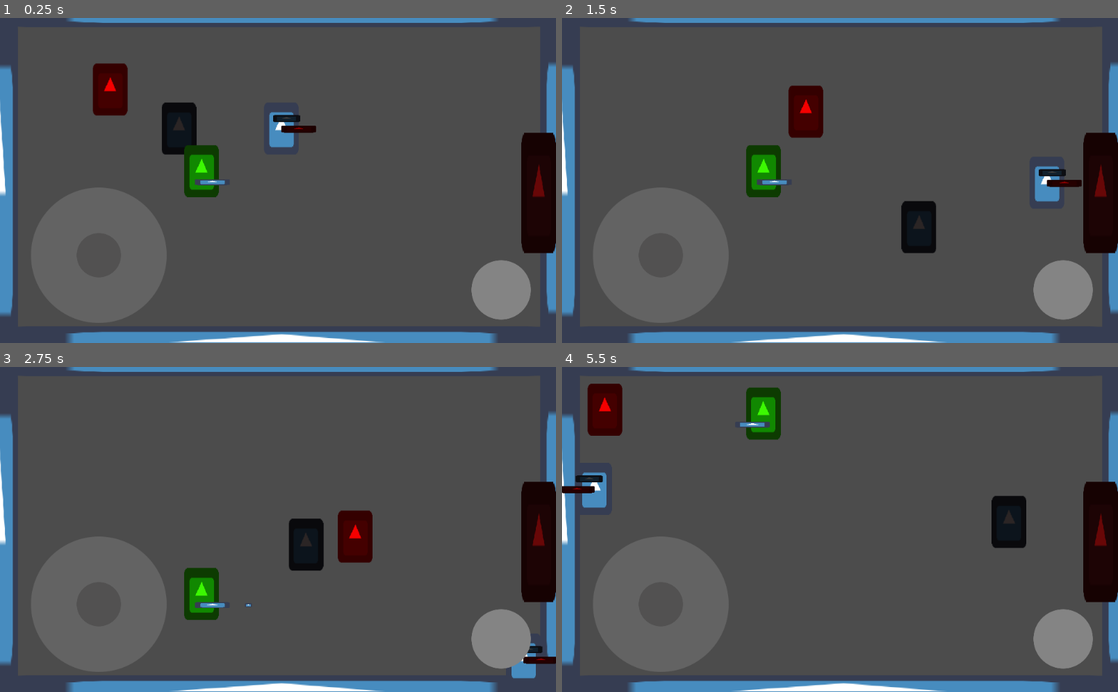
Above: before the commit, frames 1-4 (two rows, left to right).
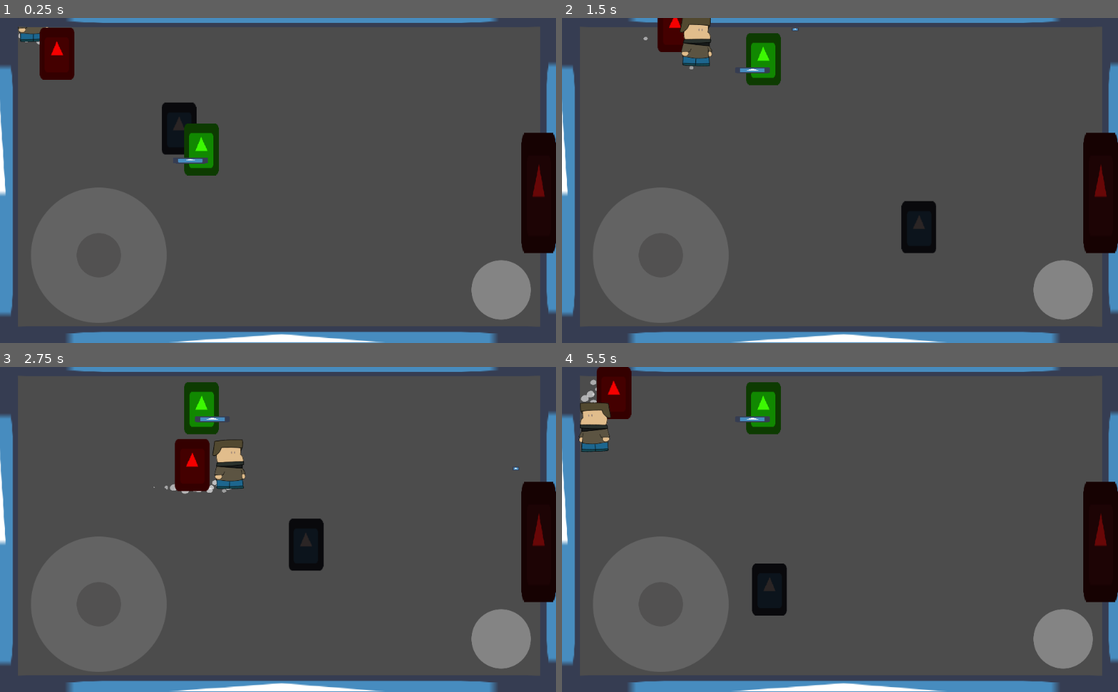
Above: after the commit, the same moments.

Repository: gath-thee-thaw/gohome-thegame
Game: Godot game, scene res://levels/level_1.tscn
Two runs of this game, one before a commit and one after it. Both use one fixed random seed, a clock stepped at 60 frames per second and the inputs below. The engine's default icon, where the game draws it, is replaced by a stand-in: a white triangle on a blue panel in a dark square.
Inputs (mouse positions are in pixels of both pictures, inside the frame that each line leads up to):
- Up to frame 1 (0.25 s): no input
- Up to frame 2 (1.5 s): move the mouse to (962, 164) at 0.52 s; hold D (right) 0.53-1.28 s; click (962, 164) at 0.6 s; move the mouse to (728, 196) at 1.27 s; hold S (down) from 1.28 s (still down); click (728, 196) at 1.35 s
- Up to frame 3 (2.75 s): move the mouse to (333, 458) at 2.02 s; release S (down) at 2.03 s; hold D (right) from 2.03 s (still down); click (333, 458) at 2.1 s
- Up to frame 4 (5.5 s): move the mouse to (812, 594) at 2.77 s; release D (right) at 2.78 s; hold W (up) 2.78-3.53 s; click (812, 594) at 2.85 s; move the mouse to (1006, 578) at 3.52 s; hold A (left) 3.53-5.03 s; click (1006, 578) at 3.6 s; move the mouse to (673, 480) at 4.27 s; click (673, 480) at 4.35 s; move the mouse to (867, 529) at 5.02 s; hold S (down) from 5.03 s (still down); click (867, 529) at 5.1 s

The runs differ from the first frame. In frame 1, 3.9% of the frame differs, in the area x 3-57%, y 2-56%; in frame 2, 4.6%; in frame 3, 5.1%, in the area x 27-100%, y 4-96%; in frame 4, 4.7%.

Commit message:
added player animations

Diff:
--- a/Scripts/Player.gd
+++ b/Scripts/Player.gd
@@ -36,14 +36,14 @@
 		if(!flip):
 			apply_scale(Vector2(-1,1))
 			flip = true
-
-
+	#Animation
+	if direction.length() != 0:
+		$AnimationPlayer.play("Run")
+	else:
+		$AnimationPlayer.play("RESET")
 	#move
 	if direction.length() > 1.0:
 		direction = direction.normalized()
 	position += direction * delta * speed
 	position.x = clamp(position.x, 60, screen_size.x-60)
 	position.y = clamp(position.y, 0, screen_size.y-60)
-
-
-#
--- a/levels/level_1.tscn
+++ b/levels/level_1.tscn
@@ -1,19 +1,14 @@
-[gd_scene load_steps=19 format=2]
+[gd_scene load_steps=16 format=2]
 
 [ext_resource path="res://global.gd" type="Script" id=1]
 [ext_resource path="res://scenes/bulletEnenmy.tscn" type="PackedScene" id=2]
 [ext_resource path="res://mobileControlls.tscn" type="PackedScene" id=3]
-[ext_resource path="res://scenes/joystick.tscn" type="PackedScene" id=4]
+[ext_resource path="res://scenes/Player.tscn" type="PackedScene" id=4]
 [ext_resource path="res://Scripts/enemy3.gd" type="Script" id=5]
 [ext_resource path="res://Scripts/enemy2.gd" type="Script" id=6]
 [ext_resource path="res://Scripts/enemy.gd" type="Script" id=7]
 [ext_resource path="res://icon.png" type="Texture" id=8]
-[ext_resource path="res://Scripts/rifle.gd" type="Script" id=9]
 [ext_resource path="res://Scripts/levelSelect.gd" type="Script" id=10]
-[ext_resource path="res://Scripts/Player.gd" type="Script" id=11]
-
-[sub_resource type="RectangleShape2D" id=1]
-extents = Vector2( 31, 47.5 )
 
 [sub_resource type="RectangleShape2D" id=2]
 extents = Vector2( 31.5, 48 )
@@ -40,41 +35,7 @@
 
 [node name="YSort" type="YSort" parent="."]
 
-[node name="Player" type="Area2D" parent="YSort" groups=["Player"]]
-position = Vector2( 518, 204 )
-script = ExtResource( 11 )
-
-[node name="Icon" type="Sprite" parent="YSort/Player"]
-scale = Vector2( 1, 1.5 )
-texture = ExtResource( 8 )
-
-[node name="polla" type="Sprite" parent="YSort/Player"]
-modulate = Color( 0.235294, 0.231373, 0.231373, 1 )
-position = Vector2( 9.80035, -18.3796 )
-rotation = 3.14159
-scale = Vector2( 0.777937, -0.200837 )
-texture = ExtResource( 8 )
-
-[node name="rifle" type="Node2D" parent="YSort/Player"]
-script = ExtResource( 9 )
-
-[node name="Icon" type="Sprite" parent="YSort/Player/rifle"]
-modulate = Color( 0.52549, 0, 0, 1 )
-position = Vector2( 32, 1 )
-scale = Vector2( 1, 0.203125 )
-texture = ExtResource( 8 )
-
-[node name="spawnPoint" type="Node2D" parent="YSort/Player/rifle"]
-position = Vector2( 65, 0 )
-
-[node name="CollisionShape2D" type="CollisionShape2D" parent="YSort/Player"]
-position = Vector2( 0, -0.5 )
-shape = SubResource( 1 )
-
-[node name="CanvasLayer" type="CanvasLayer" parent="YSort/Player"]
-
-[node name="joyStick" parent="YSort/Player/CanvasLayer" instance=ExtResource( 4 )]
-position = Vector2( 182, 438 )
+[node name="Player" parent="YSort" instance=ExtResource( 4 )]
 
 [node name="enemy1" type="Area2D" parent="YSort" groups=["enemy"]]
 position = Vector2( 264, 168 )
@@ -187,7 +148,6 @@
 
 [node name="CollisionShape2D" type="CollisionShape2D" parent="door/Area2D"]
 position = Vector2( -1, -0.144142 )
-scale = Vector2( 1, 1 )
 shape = SubResource( 7 )
 
 [connection signal="body_entered" from="YSort/enemy1" to="YSort/enemy1" method="_on_enemy1_body_entered"]
--- /dev/null
+++ b/scenes/Player.tscn
@@ -0,0 +1,245 @@
+[gd_scene load_steps=17 format=2]
+
+[ext_resource path="res://scenes/joystick.tscn" type="PackedScene" id=1]
+[ext_resource path="res://Assests/Player/player-body_1.png" type="Texture" id=2]
+[ext_resource path="res://icon.png" type="Texture" id=3]
+[ext_resource path="res://Scripts/Player.gd" type="Script" id=4]
+[ext_resource path="res://Scripts/rifle.gd" type="Script" id=5]
+[ext_resource path="res://Assests/Player/player-body_2.png" type="Texture" id=6]
+[ext_resource path="res://Assests/Player/player-hand_1.png" type="Texture" id=7]
+[ext_resource path="res://Assests/Player/player-hand_2.png" type="Texture" id=8]
+[ext_resource path="res://Assests/particles-walk.png" type="Texture" id=9]
+
+[sub_resource type="RectangleShape2D" id=1]
+extents = Vector2( 31, 47.5 )
+
+[sub_resource type="Animation" id=4]
+length = 0.001
+tracks/0/type = "value"
+tracks/0/path = NodePath("Sprites/Body:playing")
+tracks/0/interp = 1
+tracks/0/loop_wrap = true
+tracks/0/imported = false
+tracks/0/enabled = true
+tracks/0/keys = {
+"times": PoolRealArray( 0 ),
+"transitions": PoolRealArray( 1 ),
+"update": 0,
+"values": [ false ]
+}
+tracks/1/type = "value"
+tracks/1/path = NodePath("Sprites/Hands:playing")
+tracks/1/interp = 1
+tracks/1/loop_wrap = true
+tracks/1/imported = false
+tracks/1/enabled = true
+tracks/1/keys = {
+"times": PoolRealArray( 0 ),
+"transitions": PoolRealArray( 1 ),
+"update": 0,
+"values": [ false ]
+}
+tracks/2/type = "value"
+tracks/2/path = NodePath("Sprites/Body:frame")
+tracks/2/interp = 1
+tracks/2/loop_wrap = true
+tracks/2/imported = false
+tracks/2/enabled = true
+tracks/2/keys = {
+"times": PoolRealArray( 0 ),
+"transitions": PoolRealArray( 1 ),
+"update": 1,
+"values": [ 0 ]
+}
+tracks/3/type = "value"
+tracks/3/path = NodePath("Sprites/Hands:frame")
+tracks/3/interp = 1
+tracks/3/loop_wrap = true
+tracks/3/imported = false
+tracks/3/enabled = true
+tracks/3/keys = {
+"times": PoolRealArray( 0 ),
+"transitions": PoolRealArray( 1 ),
+"update": 1,
+"values": [ 0 ]
+}
+tracks/4/type = "bezier"
+tracks/4/path = NodePath("Sprites:position:x")
+tracks/4/interp = 1
+tracks/4/loop_wrap = true
+tracks/4/imported = false
+tracks/4/enabled = true
+tracks/4/keys = {
+"points": PoolRealArray( 0, -0.25, 0, 0.25, 0 ),
+"times": PoolRealArray( 0 )
+}
+tracks/5/type = "bezier"
+tracks/5/path = NodePath("Sprites:position:y")
+tracks/5/interp = 1
+tracks/5/loop_wrap = true
+tracks/5/imported = false
+tracks/5/enabled = true
+tracks/5/keys = {
+"points": PoolRealArray( 0, -0.25, 0, 0.25, 0 ),
+"times": PoolRealArray( 0 )
+}
+tracks/6/type = "value"
+tracks/6/path = NodePath("Sprites:rotation_degrees")
+tracks/6/interp = 1
+tracks/6/loop_wrap = true
+tracks/6/imported = false
+tracks/6/enabled = true
+tracks/6/keys = {
+"times": PoolRealArray( 0 ),
+"transitions": PoolRealArray( 1 ),
+"update": 0,
+"values": [ -0.16503 ]
+}
+
+[sub_resource type="Animation" id=5]
+resource_name = "Run"
+length = 0.6
+loop = true
+tracks/0/type = "value"
+tracks/0/path = NodePath("Sprites/Body:playing")
+tracks/0/interp = 1
+tracks/0/loop_wrap = true
+tracks/0/imported = false
+tracks/0/enabled = true
+tracks/0/keys = {
+"times": PoolRealArray( 0 ),
+"transitions": PoolRealArray( 1 ),
+"update": 1,
+"values": [ true ]
+}
+tracks/1/type = "value"
+tracks/1/path = NodePath("Sprites/Hands:playing")
+tracks/1/interp = 1
+tracks/1/loop_wrap = true
+tracks/1/imported = false
+tracks/1/enabled = true
+tracks/1/keys = {
+"times": PoolRealArray( 0 ),
+"transitions": PoolRealArray( 1 ),
+"update": 1,
+"values": [ true ]
+}
+tracks/2/type = "bezier"
+tracks/2/path = NodePath("Sprites:position:x")
+tracks/2/interp = 1
+tracks/2/loop_wrap = true
+tracks/2/imported = false
+tracks/2/enabled = true
+tracks/2/keys = {
+"points": PoolRealArray( 0, -0.25, 0, 0.25, 0 ),
+"times": PoolRealArray( 0 )
+}
+tracks/3/type = "bezier"
+tracks/3/path = NodePath("Sprites:position:y")
+tracks/3/interp = 1
+tracks/3/loop_wrap = true
+tracks/3/imported = false
+tracks/3/enabled = true
+tracks/3/keys = {
+"points": PoolRealArray( 0, -0.25, 0, 0.25, 0, 0, -0.25, 0, 0, -8.83333, 0, 0, -8.83333, 0.25, 0 ),
+"times": PoolRealArray( 0, 0.3, 0.6 )
+}
+tracks/4/type = "value"
+tracks/4/path = NodePath("Sprites:rotation_degrees")
+tracks/4/interp = 1
+tracks/4/loop_wrap = true
+tracks/4/imported = false
+tracks/4/enabled = true
+tracks/4/keys = {
+"times": PoolRealArray( 0, 0.3, 0.6 ),
+"transitions": PoolRealArray( 1, 0.25, 1 ),
+"update": 0,
+"values": [ 0.0, 8.0, 0.0 ]
+}
+
+[sub_resource type="SpriteFrames" id=2]
+animations = [ {
+"frames": [ ExtResource( 2 ), ExtResource( 6 ) ],
+"loop": true,
+"name": "default",
+"speed": 3.0
+} ]
+
+[sub_resource type="SpriteFrames" id=3]
+animations = [ {
+"frames": [ ExtResource( 7 ), ExtResource( 8 ) ],
+"loop": true,
+"name": "default",
+"speed": 3.0
+} ]
+
+[sub_resource type="Curve" id=7]
+_data = [ Vector2( 0, 0.405682 ), 0.0, 0.0, 0, 0, Vector2( 0.348039, 0.760227 ), 0.0, 0.0, 0, 0, Vector2( 0.70098, 0 ), 0.0, 0.0, 0, 0 ]
+
+[sub_resource type="Gradient" id=6]
+offsets = PoolRealArray( 0, 0.0110497, 0.154696, 0.977901, 1 )
+colors = PoolColorArray( 1, 1, 1, 0.713376, 1, 1, 1, 1, 1, 1, 1, 1, 1, 1, 1, 0.558011, 1, 1, 1, 0 )
+
+[node name="Player" type="Area2D" groups=["Player"]]
+script = ExtResource( 4 )
+speed = 250
+
+[node name="polla" type="Sprite" parent="."]
+visible = false
+modulate = Color( 0.235294, 0.231373, 0.231373, 1 )
+position = Vector2( 9.80035, -18.3796 )
+rotation = 3.14159
+scale = Vector2( 0.777937, -0.200837 )
+texture = ExtResource( 3 )
+
+[node name="rifle" type="Node2D" parent="."]
+script = ExtResource( 5 )
+
+[node name="Icon" type="Sprite" parent="rifle"]
+visible = false
+modulate = Color( 0.52549, 0, 0, 1 )
+position = Vector2( 32, 1 )
+scale = Vector2( 1, 0.203125 )
+texture = ExtResource( 3 )
+
+[node name="spawnPoint" type="Node2D" parent="rifle"]
+position = Vector2( 65, 0 )
+
+[node name="CollisionShape2D" type="CollisionShape2D" parent="."]
+position = Vector2( 0, -0.5 )
+shape = SubResource( 1 )
+
+[node name="CanvasLayer" type="CanvasLayer" parent="."]
+
+[node name="joyStick" parent="CanvasLayer" instance=ExtResource( 1 )]
+position = Vector2( 182, 438 )
+
+[node name="AnimationPlayer" type="AnimationPlayer" parent="."]
+anims/RESET = SubResource( 4 )
+anims/Run = SubResource( 5 )
+
+[node name="Sprites" type="Node2D" parent="."]
+rotation = -0.00288033
+
+[node name="Body" type="AnimatedSprite" parent="Sprites"]
+scale = Vector2( 0.4, 0.4 )
+frames = SubResource( 2 )
+
+[node name="Hands" type="AnimatedSprite" parent="Sprites"]
+scale = Vector2( 0.4, 0.4 )
+frames = SubResource( 3 )
+
+[node name="CPUParticles2D" type="CPUParticles2D" parent="."]
+position = Vector2( 0, 34 )
+z_index = -1
+amount = 40
+lifetime_randomness = 0.46
+local_coords = false
+texture = ExtResource( 9 )
+emission_shape = 2
+emission_rect_extents = Vector2( 20, 10 )
+gravity = Vector2( 0, -20 )
+scale_amount = 0.3
+scale_amount_curve = SubResource( 7 )
+color = Color( 1, 1, 1, 0.643137 )
+color_ramp = SubResource( 6 )
Binary file added: Assests/Player/player-body_1.png
Not shown, added: Assests/Player/player-body_1.png.import
Binary file added: Assests/Player/player-body_2.png
Not shown, added: Assests/Player/player-body_2.png.import
Binary file added: Assests/Player/player-hand_1.png
Not shown, added: Assests/Player/player-hand_1.png.import
Binary file added: Assests/Player/player-hand_2.png
Not shown, added: Assests/Player/player-hand_2.png.import
Binary file added: Assests/particles-walk.png
Not shown, added: Assests/particles-walk.png.import
